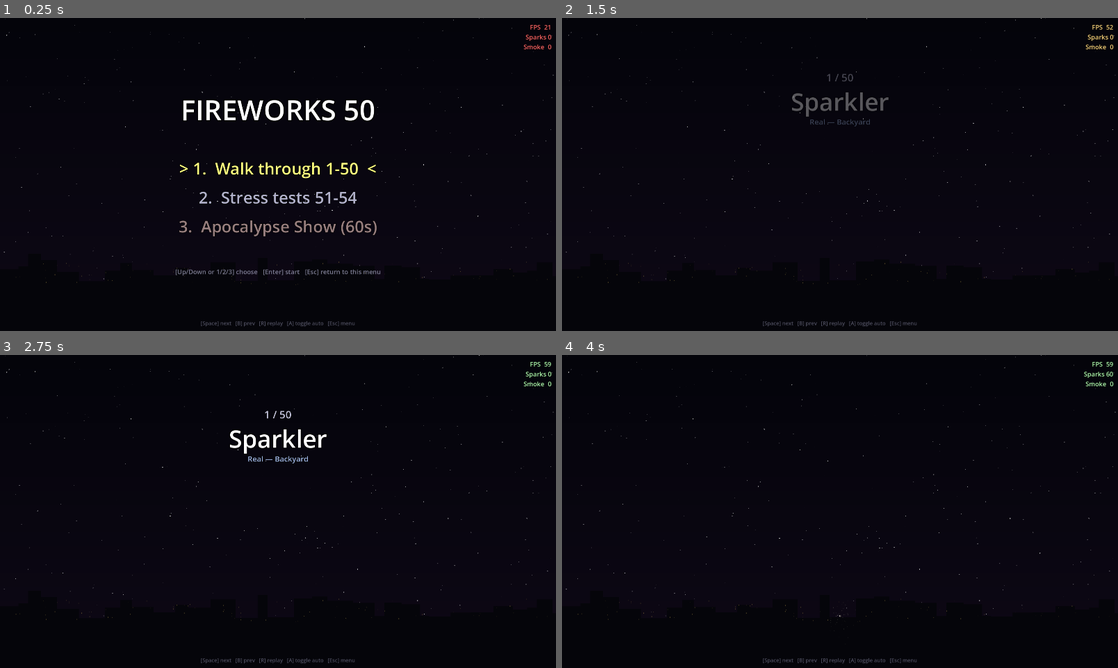
Above: before the commit, frames 1-4 (two rows, left to right).
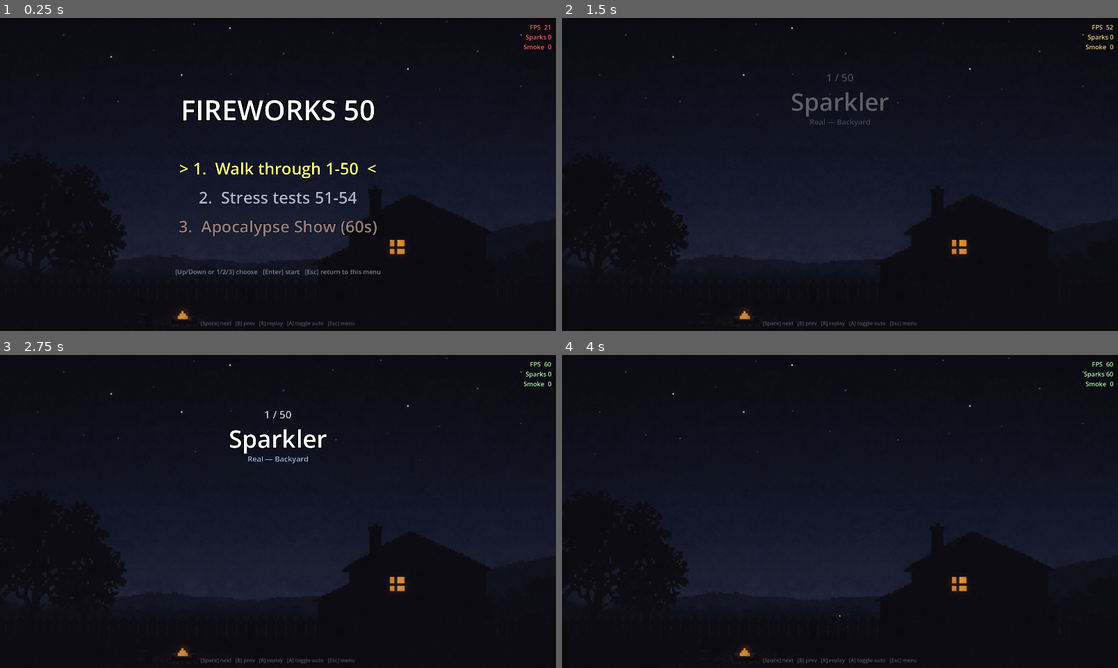
Above: after the commit, the same moments.

Repository: missingpagestudios/fireworks-demo
Game: Godot game, scene res://scenes/main.tscn
The game is run twice, just before and just after one commit, with the same random seed, the same clock (stepped at 60 frames per second) and the same inputs.
Inputs:
- Up to frame 1 (0.25 s): no input
- Up to frame 2 (1.5 s): tap Enter at 0.5 s; hold Up 0.53-1.28 s; tap Space (next_firework) at 0.6 s; hold Down from 1.28 s (still down); tap B (prev_firework) at 1.35 s
- Up to frame 3 (2.75 s): tap Space (next_firework) at 2 s; release Down at 2.03 s; hold Up from 2.03 s (still down); tap R (replay_firework) at 2.1 s
- Up to frame 4 (4 s): tap Enter at 2.75 s; tap A (toggle_auto) at 2.85 s; tap Space (next_firework) at 3.5 s; release Up at 3.53 s; hold Down from 3.53 s (still down); tap 1 at 3.6 s

The runs differ from the first frame. In frame 1, 14% of the frame differs, in the area x 0-100%, y 0-99%; in frame 2, 15%; in frame 3, 15%; in frame 4, 15%.

Commit message:
Test background image: real night-sky photo replaces procedural sky
If textures/test_background.png exists at startup, sky_background.gd loads
it and draws scaled-to-cover (1.25x to fill viewport width, crops ~100px
top/bottom equally). Falls back to the procedural starfield + skyline if
the texture is missing — keeps the demo runnable without the asset.

Image: 1536x1024 night scene with stars, tree silhouette, lit-window
house, picket fence, distant mountain ridge, foreground campfire.

Diff:
--- a/scripts/sky_background.gd
+++ b/scripts/sky_background.gd
@@ -1,14 +1,26 @@
 extends Node2D
-## Starfield + faint city silhouette. Procedural, rendered once via _draw.
+## Sky background. If `textures/test_background.png` exists, draws it scaled
+## to cover the viewport (cropped equally top/bottom). Otherwise falls back
+## to the procedural starfield + city silhouette.
 
 const SCREEN := Vector2(1920, 1080)
 const STAR_COUNT := 260
 const SKYLINE_Y := 940.0
+const BG_TEXTURE_PATH := "res://textures/test_background.png"
 
 var _stars: Array = []
 var _skyline: PackedVector2Array = PackedVector2Array()
+var _bg_texture: Texture2D = null
+var _bg_rect: Rect2
 
 func _ready() -> void:
+	# Try to load the image background; fall back to procedural if not present.
+	if ResourceLoader.exists(BG_TEXTURE_PATH):
+		_bg_texture = load(BG_TEXTURE_PATH)
+	if _bg_texture != null:
+		_compute_bg_rect()
+		return
+	# Procedural fallback (original starfield + skyline)
 	var rng := RandomNumberGenerator.new()
 	rng.seed = 997
 	for i in STAR_COUNT:
@@ -19,7 +31,6 @@
 			"twinkle_phase": rng.randf() * TAU,
 			"base": rng.randf_range(0.35, 0.85),
 		})
-	# Procedural skyline silhouette — jagged buildings
 	_skyline.append(Vector2(0, SCREEN.y))
 	var x := 0.0
 	var h_last := 60.0
@@ -33,11 +44,26 @@
 	_skyline.append(Vector2(SCREEN.x, SKYLINE_Y - h_last))
 	_skyline.append(Vector2(SCREEN.x, SCREEN.y))
 
+func _compute_bg_rect() -> void:
+	# Scale so neither dimension is below the viewport (cover behavior),
+	# centered. With a 1536x1024 source and 1920x1080 viewport, this scales
+	# x1.25 horizontally to fill width and crops ~100px equally top/bottom.
+	var src := _bg_texture.get_size()
+	var scale_x := SCREEN.x / src.x
+	var scale_y := SCREEN.y / src.y
+	var scale_factor: float = max(scale_x, scale_y)
+	var draw_size := src * scale_factor
+	var origin := (SCREEN - draw_size) * 0.5
+	_bg_rect = Rect2(origin, draw_size)
+
 func _process(_delta: float) -> void:
 	queue_redraw()
 
 func _draw() -> void:
-	# Sky gradient
+	if _bg_texture != null:
+		draw_texture_rect(_bg_texture, _bg_rect, false)
+		return
+	# Procedural fallback below
 	var top_color := Color(0.015, 0.015, 0.04)
 	var horizon_color := Color(0.05, 0.03, 0.08)
 	var steps := 20
Binary file added: textures/test_background.png
